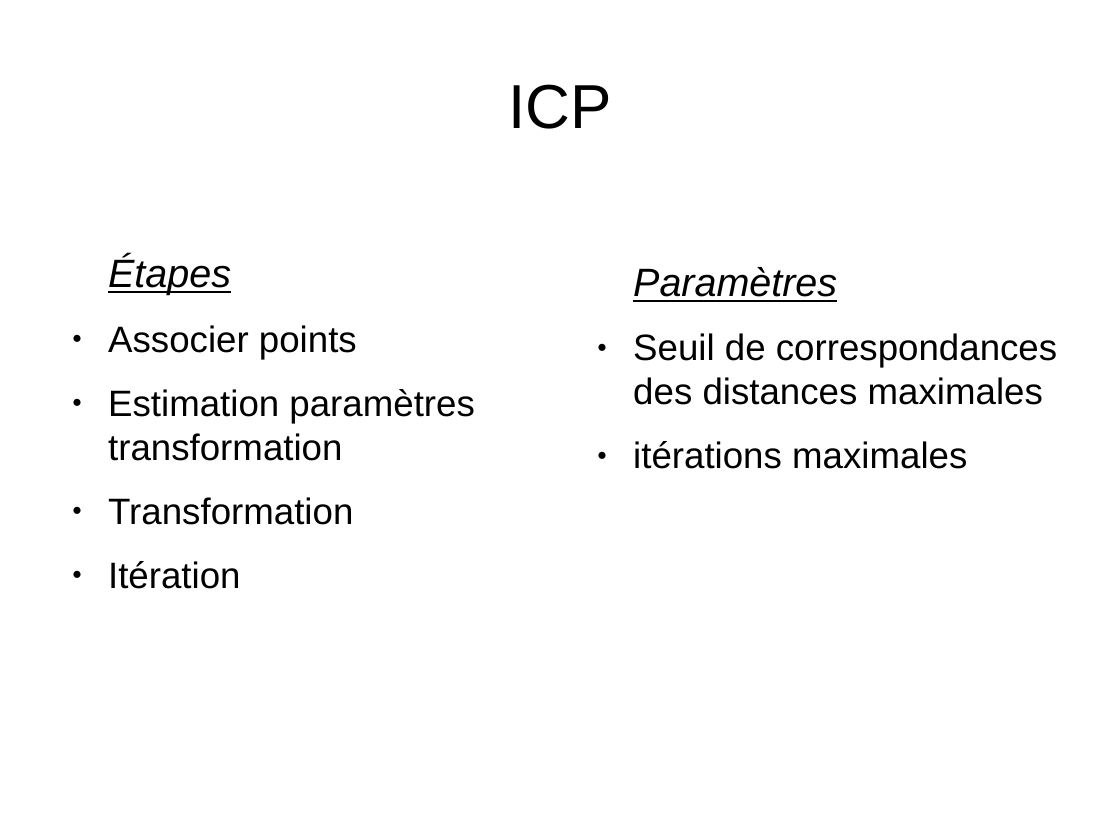
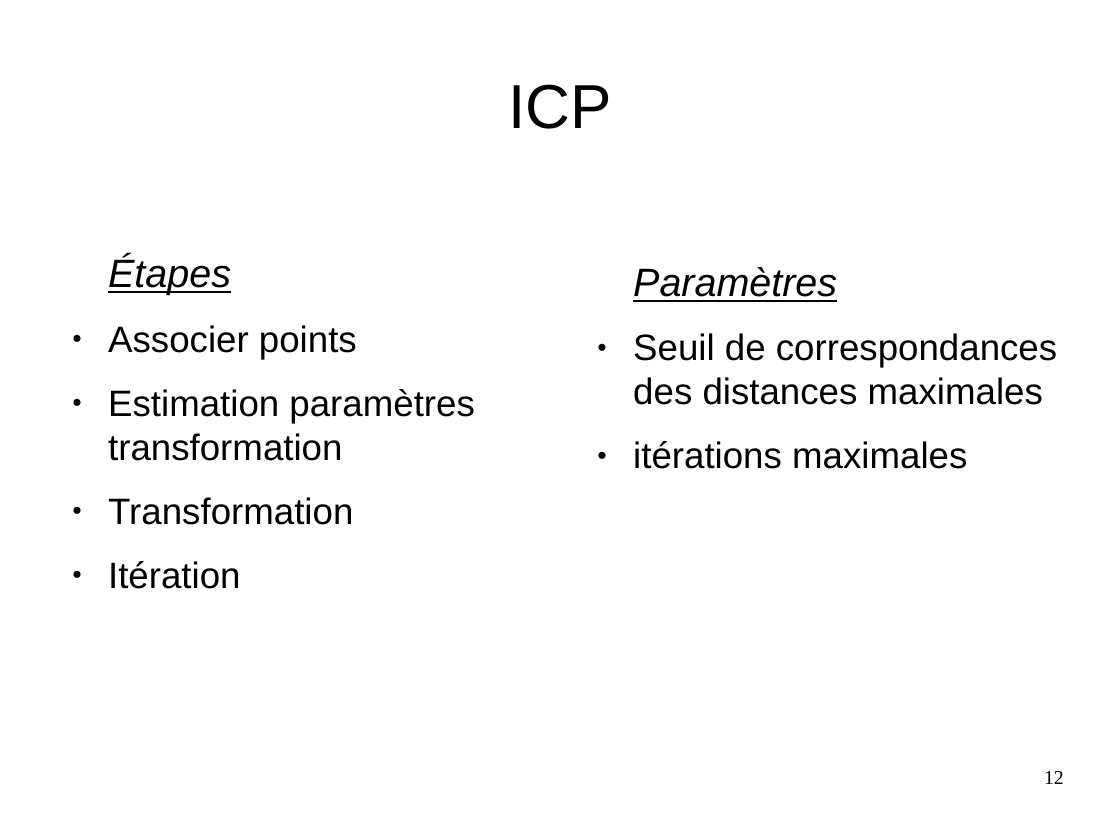
Before and after one commit to MABILYJohan/TER_Recalage_multi_points, a slide deck: slide 12 of Rapports et diapos/Diapositive_TER.odp. Drawn at 1120x840 pixels with LibreOffice and Linux fonts; fonts in the diff are those of the drawing; background and template pictures are left out. Boxes give left, top, right and bottom in pixels: in the first picture for what was removed or moved away, otherwise in the second. Text is boxed around its words. In the diff, an @@ line names an element or a change of style, - is before the commit and + after.

```diff
--- a/Rapports et diapos/Diapositive_TER.odp
+++ b/Rapports et diapos/Diapositive_TER.odp
@@ page number added at [1044,771,1064,784], 14 pt, text #000000 @@
+12
```
Also in this commit, not shown: 12 other slides changed.
